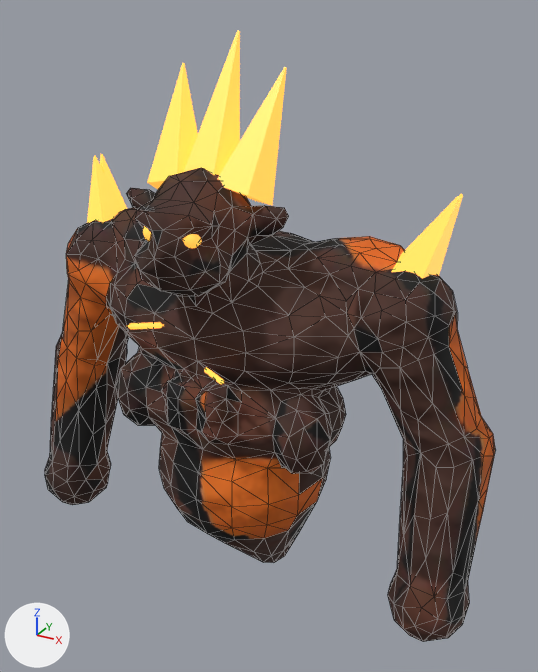
Two versions of the glTF model assets/3d/monstres/fireel.glb, one commit apart.
Before and after are seen from a camera (50 mm lens) standing at (0.473, -0.773, 0.881) and looking at (0.036, 0.022, 0.483). Every picture has the same lights, and +X, +Y and +Z are marked at lower left. The picture after the commit comes second. Mesh edges are drawn as thin lines on the coarser meshes. Vertices at exactly the same position are counted once.

In view in the first picture: 'elementaire_feu_lueur', 'elementaire_feu_peau'.
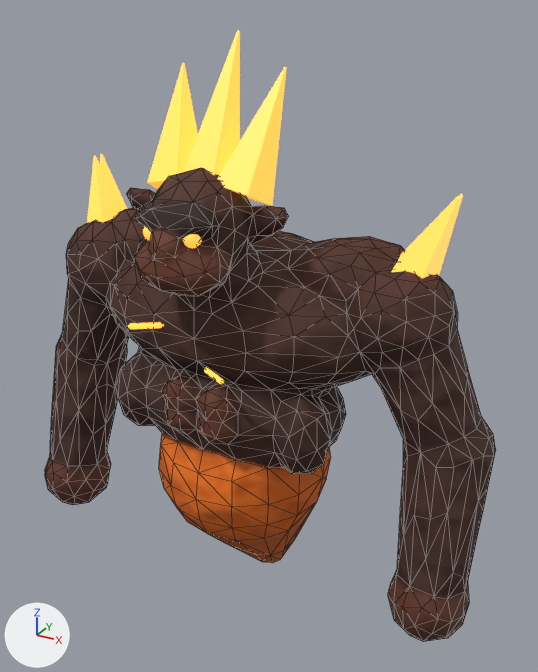
Location of each change, (x1, y1, x2, y2) in pixels of the pictures (538 x 672 px; the box of a moved part takes in the faces that stretch with it):
part 1 of me_elementaire_feu_peau, moved or reshaped
    both: (135, 199, 232, 339)
part 2 of me_elementaire_feu_peau, moved or reshaped
    before: (209, 505, 315, 563)
    after: (208, 505, 315, 563)
part 3 of me_elementaire_feu_peau, moved or reshaped
    both: (449, 329, 482, 428)
part 4 of me_elementaire_feu_peau, surface changed
    both: (45, 168, 496, 634)

Edits to the bpy script that builds the scene:
```text
Change me_elementaire_feu_peau:
    where me_elementaire_feu_peau.from_pydata(...)  # 852 vertices, 1700 faces; spans x -0.344..0.344, y -0.161..0.138, z 0.052..0.719
    used by ob_elementaire_feu_peau; location = (0.0, 0.0, 0.0)
    me_elementaire_feu_peau part 1
    7 vertices are removed from x -0.053..0.032, y -0.14..-0.058, z 0.553..0.68
    34 faces are deleted
    1 vertex moves from x 0.027, y -0.138, z 0.682 to x 0.028, y -0.138, z 0.682
    9 vertices are added at x -0.061..0.035, y -0.14..-0.055, z 0.551..0.683
    38 new faces join them
    me_elementaire_feu_peau part 2
    9 vertices are removed from x -0.03..0.068, y -0.077..0.086, z 0.058..0.219
    32 faces are deleted
    2 vertices move from x -0.009..0.001, y -0.044..0.089, z 0.052..0.176 to x -0.011..0.0, y -0.043..0.086, z 0.052..0.174
    9 vertices are added at x -0.037..0.059, y -0.076..0.079, z 0.056..0.218
    32 new faces join them
    me_elementaire_feu_peau part 3
    4 vertices are removed from x 0.292..0.31, y 0.021..0.047, z 0.241..0.5
    16 faces are deleted
    2 vertices are added at (0.292, 0.042, 0.255), (0.301, 0.023, 0.485)
    12 new faces join them
    me_elementaire_feu_peau part 4: 1386 kept faces spanning x -0.344..0.344, y -0.161..0.138, z 0.052..0.719 get new texture (UV) coordinates
```
